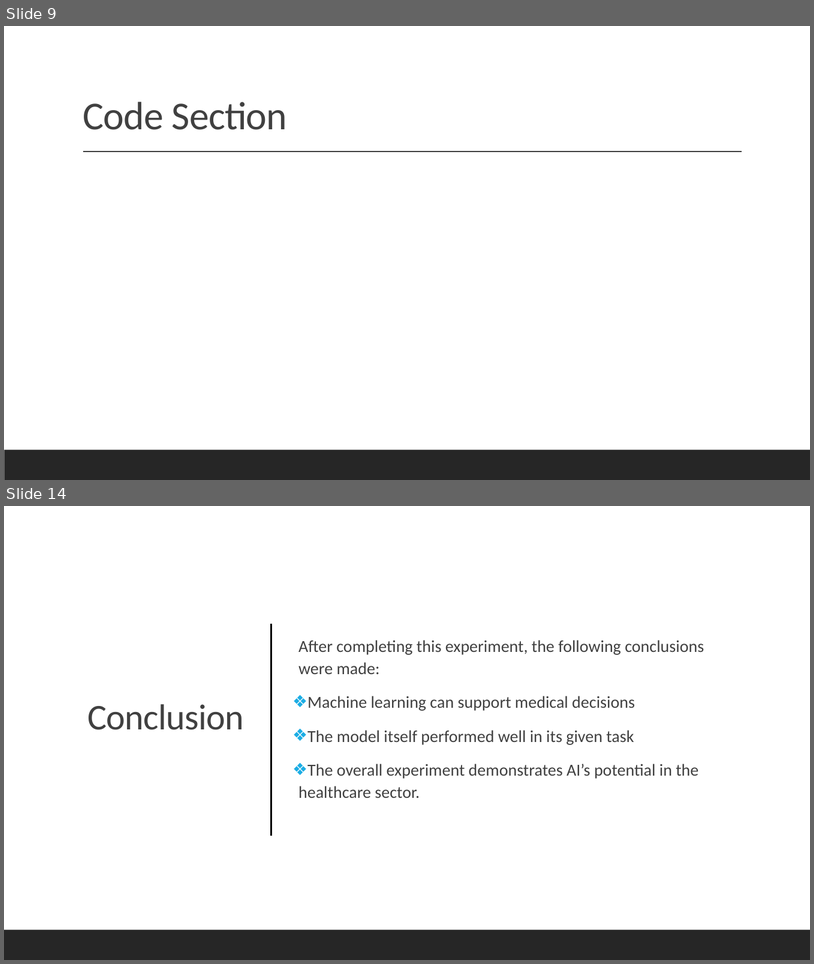
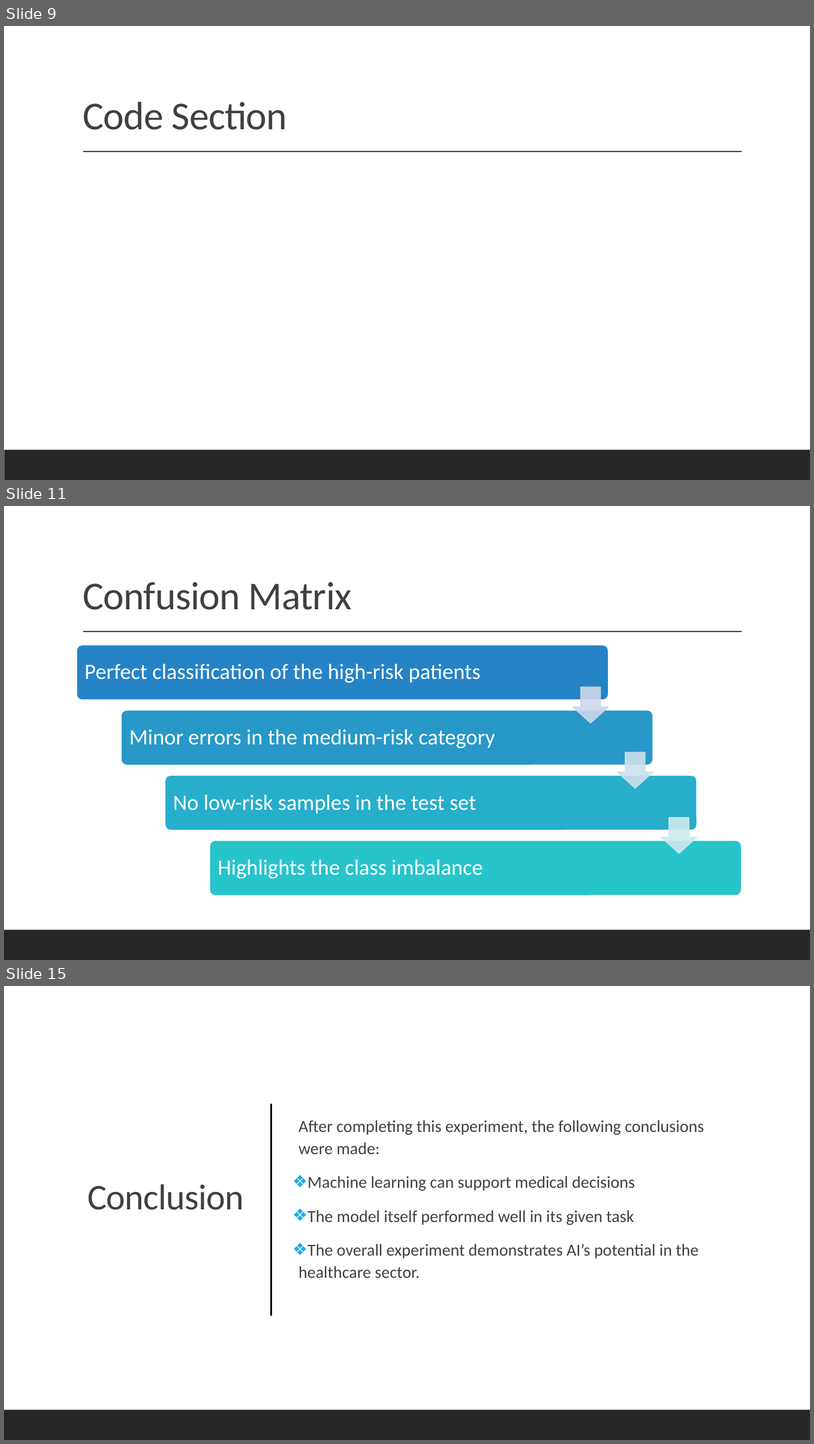
Before and after one commit to Oisin003/Data-Science-and-AI-CA-2, a slide deck: CA2 Walkthrough.pptx. Shown one above the other, each under a label of ours: slides 9 and 14 before the commit, slides 9, 11 and 15 after it; the slides between them are not shown. The pictures are 814x964 and 814x1444 pixels, drawn with LibreOffice and Linux fonts; fonts in the diff are those of the drawing. Boxes give left, top, right and bottom in pixels: in the first picture for what was removed or moved away, otherwise in the second. Text is boxed around its words. In the diff, an @@ line names an element or a change of style, - is before the commit and + after.

```diff
--- a/CA2 Walkthrough.pptx
+++ b/CA2 Walkthrough.pptx
@@ slide 11 added at [4, 506, 810, 960], background #FFFFFF @@
@@ rectangle added at [4, 506, 810, 960], fill #FFFFFF @@
@@ title added at [83, 582, 352, 610], 47 pt, text #404040 @@
+Confusion Matrix
@@ line added from (83, 632) to (743, 632), #404040 1 pt @@
@@ group added at [77, 645, 742, 895]: 4 rounded rectangles, 4 texts, 3 down arrows @@
+Perfect classification of the high-risk patients
+Minor errors in the medium-risk category
+No low-risk samples in the test set
+Highlights the class imbalance
@@ rectangle added at [4, 930, 810, 960], fill #262626 @@
@@ what was slide 14 is now slide 15 @@
```
Also in this commit, not shown: 4 other slides added, 4 slides removed, 1 other file.
